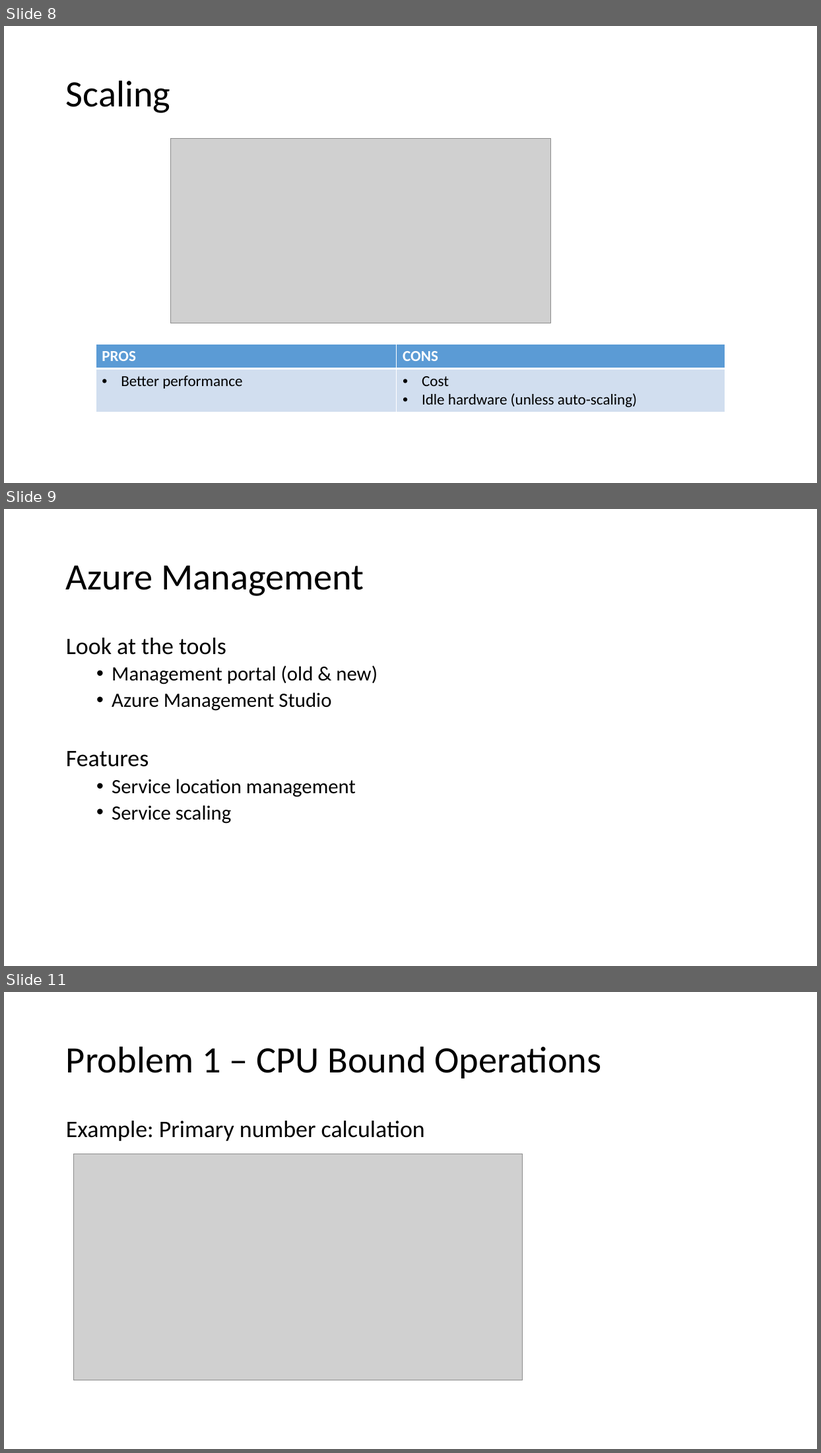
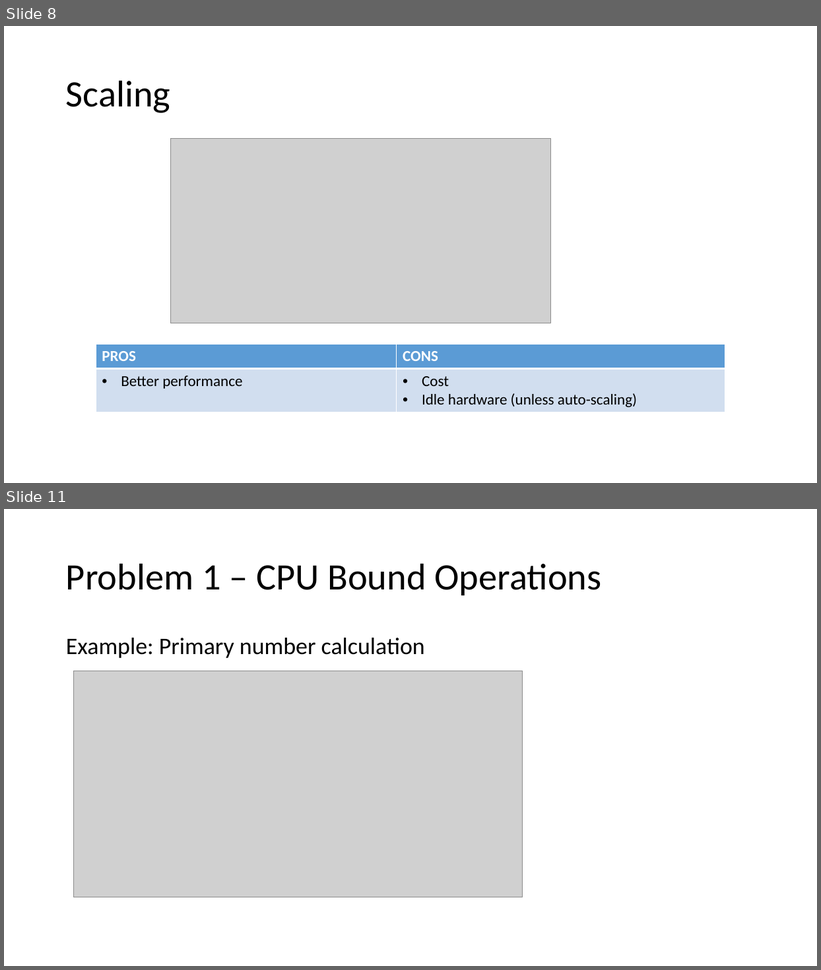
Before and after one commit to mark-doyle/dal-cs-sig, a slide deck: RealWorldScalability/Real World Scalability.pptx. Shown one above the other, each under a label of ours: slides 8, 9 and 11 before the commit, slides 8 and 11 after it; the slides between them are not shown. The pictures are 821x1453 and 821x970 pixels, drawn with LibreOffice and Linux fonts; fonts in the diff are those of the drawing; grey boxes stand for pictures. Boxes give left, top, right and bottom in pixels: in the first picture for what was removed or moved away, otherwise in the second. Text is boxed around its words. In the diff, an @@ line names an element or a change of style, - is before the commit and + after.

```diff
--- a/RealWorldScalability/Real World Scalability.pptx
+++ b/RealWorldScalability/Real World Scalability.pptx
@@ slide 9 removed at (x1=4, y1=509, x2=817, y2=966), background #FFFFFF @@
@@ title removed at (x1=66, y1=565, x2=364, y2=596) @@
-Azure Management
@@ text removed at (x1=66, y1=638, x2=378, y2=824) @@
-Look at the tools
-  • Management portal (old & new)
-  • Azure Management Studio
-Features
-  • Service location management
-  • Service scaling
```
Also in this commit, not shown: 2 slides changed, 1 slide added.
